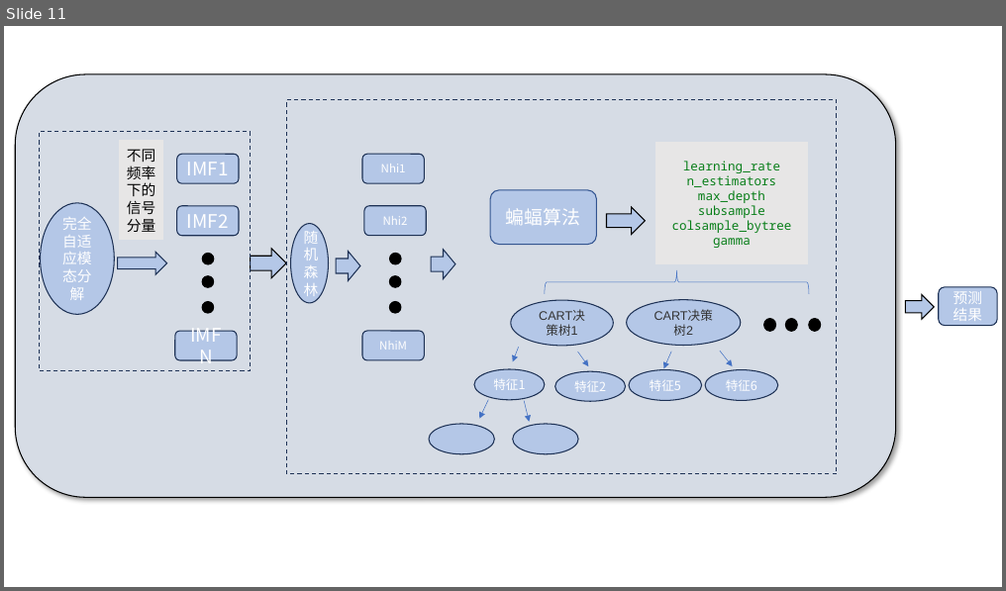
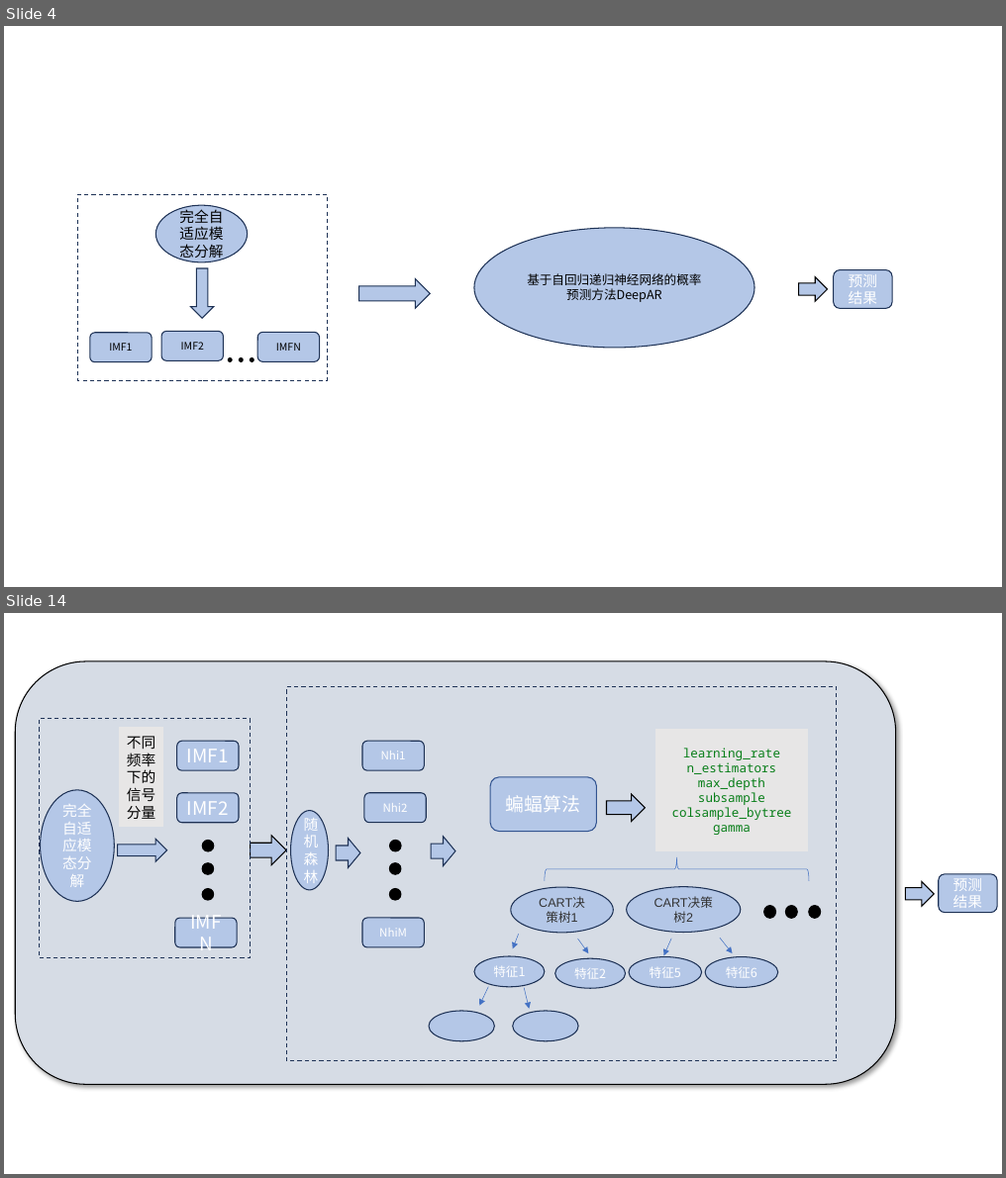
Before and after one commit to lucking666/sys, a slide deck: 卢老师论文汇报/1115汇报.pptx. Shown one above the other, each under a label of ours: slide 11 before the commit, slides 4 and 14 after it; the slides between them are not shown. The pictures are 1006x591 and 1006x1178 pixels, drawn with LibreOffice and Linux fonts; fonts in the diff are those of the drawing. Boxes give left, top, right and bottom in pixels: in the first picture for what was removed or moved away, otherwise in the second. Text is boxed around its words. In the diff, an @@ line names an element or a change of style, - is before the commit and + after.

```diff
--- a/卢老师论文汇报/1115汇报.pptx
+++ b/卢老师论文汇报/1115汇报.pptx
@@ slide 4 added at <box>4,26,1002,587</box>, background #FFFFFF @@
@@ rectangle added at <box>78,194,328,380</box>, outline #1E3256 1 pt dashed @@
@@ ellipse added at <box>156,205,248,263</box>, fill #B4C7E7, outline #1E3256 1 pt, 14 pt, text #000000 @@
+完全自适应模态分解
@@ ellipse added at <box>474,228,754,348</box>, fill #B4C7E7, outline #1E3256 1 pt, 12 pt, text #000000 @@
+基于自回归递归神经网络的概率预测方法DeepAR
@@ right arrow added at <box>191,269,214,318</box>, fill #B4C7E7, outline #1E3256 1 pt @@
@@ right arrow added at <box>358,279,430,309</box>, fill #B4C7E7, outline #1E3256 1 pt @@
@@ right arrow added at <box>799,277,828,302</box>, fill #B4C7E7, outline #000000 1 pt @@
@@ rounded rectangle added at <box>834,271,893,308</box>, fill #B4C7E7, outline #1E3256 1 pt, 14 pt, text #FFFFFF @@
+预测结果
@@ rounded rectangle added at <box>90,333,152,363</box>, fill #B4C7E7, outline #1E3256 1 pt, 10 pt, text #000000 @@
+IMF1
@@ rounded rectangle added at <box>161,332,223,362</box>, fill #B4C7E7, outline #1E3256 1 pt, 10 pt, text #000000 @@
+IMF2
@@ rounded rectangle added at <box>257,332,319,363</box>, fill #B4C7E7, outline #1E3256 1 pt, 10 pt, text #000000 @@
+IMFN
@@ ellipse added at <box>228,359,232,363</box>, fill #000000, outline #000000 1 pt @@
@@ ellipse added at <box>239,359,243,363</box>, fill #000000, outline #000000 1 pt @@
@@ ellipse added at <box>251,359,254,363</box>, fill #000000, outline #000000 1 pt @@
@@ what was slide 11 is now slide 14 @@
```
Also in this commit, not shown: 7 other slides added, 5 slides removed, 33 other files.
